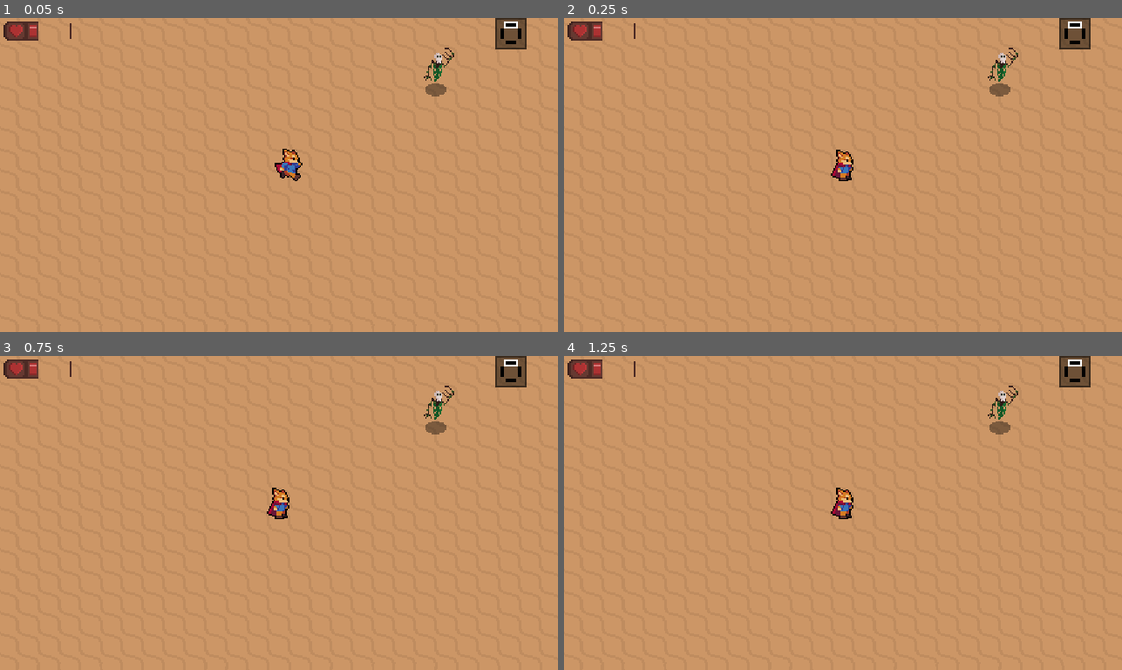
Above: before the commit, frames 1-4 (two rows, left to right).
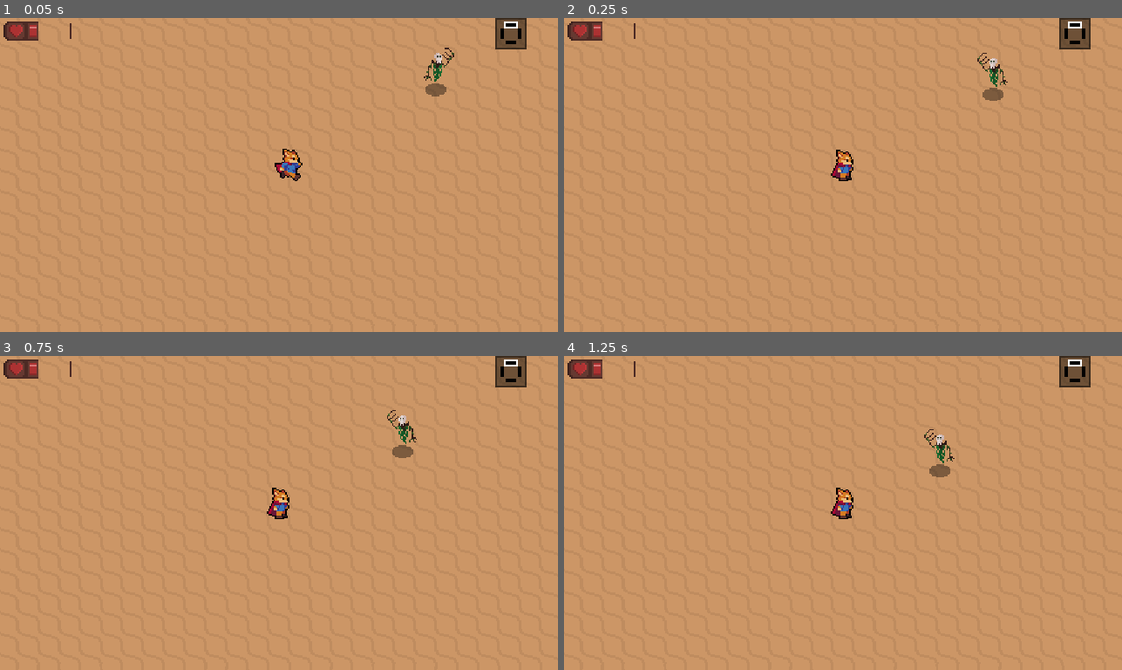
Above: after the commit, the same moments.

Repository: noelr21/Project-Warioware
Game: Godot game, scene res://Scenes/World/Noel-Alpha.tscn
The game is run twice, just before and just after one commit, with the same random seed, the same clock (stepped at 60 frames per second) and the same inputs.
Inputs:
- Up to frame 1 (0.05 s): no input
- Up to frame 2 (0.25 s): no input
- Up to frame 3 (0.75 s): hold Keypad 6 (debug_right) from 0.53 s (still down)
- Up to frame 4 (1.25 s): keep holding Keypad 6 (debug_right)

Frame 1 is identical in both runs. In frame 2, 0.4% of the frame differs, in the area x 74-82%, y 9-27%; in frame 3, 0.6%, in the area x 69-82%, y 9-33%; in frame 4, 0.6%.

Commit message:
Got enemy tracking up and running again with a raycast to check if player is occluded or not. This feature still requires testing. Furthermore a noticable lag between the player entering the detection circle and the enemy moving towards the player is present; no current leads for what could be causing this issue.

Diff:
--- a/Scenes/Hitboxes and Hurtboxes/PlayerDetectionZone/PlayerDetectionZone.gd
+++ b/Scenes/Hitboxes and Hurtboxes/PlayerDetectionZone/PlayerDetectionZone.gd
@@ -18,14 +18,15 @@
 
 #if player enters the detection zone check to see if they are in line of sight and if found do not forget them as
 #as long as they are in the detection zone
-func _physics_process(delta):
+func _physics_process(_delta):
 	if player != null && !playerFound:
 		var space_state = get_world_2d().direct_space_state
-		var query = PhysicsRayQueryParameters2D.create(self.position, player.position)
+		var query = PhysicsRayQueryParameters2D.create(self.global_position, player.position)
 		var result = space_state.intersect_ray(query)
 		#if no result leave
-		if result == null:
+		if result == null || result.is_empty():
 			return
+		print("result: ", result)
 		print("Object hit in raycast: ")
 		print(result.collider)
 		if result.collider == player:
--- a/Scenes/Player/Player.tscn
+++ b/Scenes/Player/Player.tscn
@@ -103,6 +103,7 @@
 position = Vector2(0, -8)
 texture = ExtResource("2")
 hframes = 64
+frame = 2
 
 [node name="CollisionShape2D" type="CollisionShape2D" parent="."]
 visible = false
